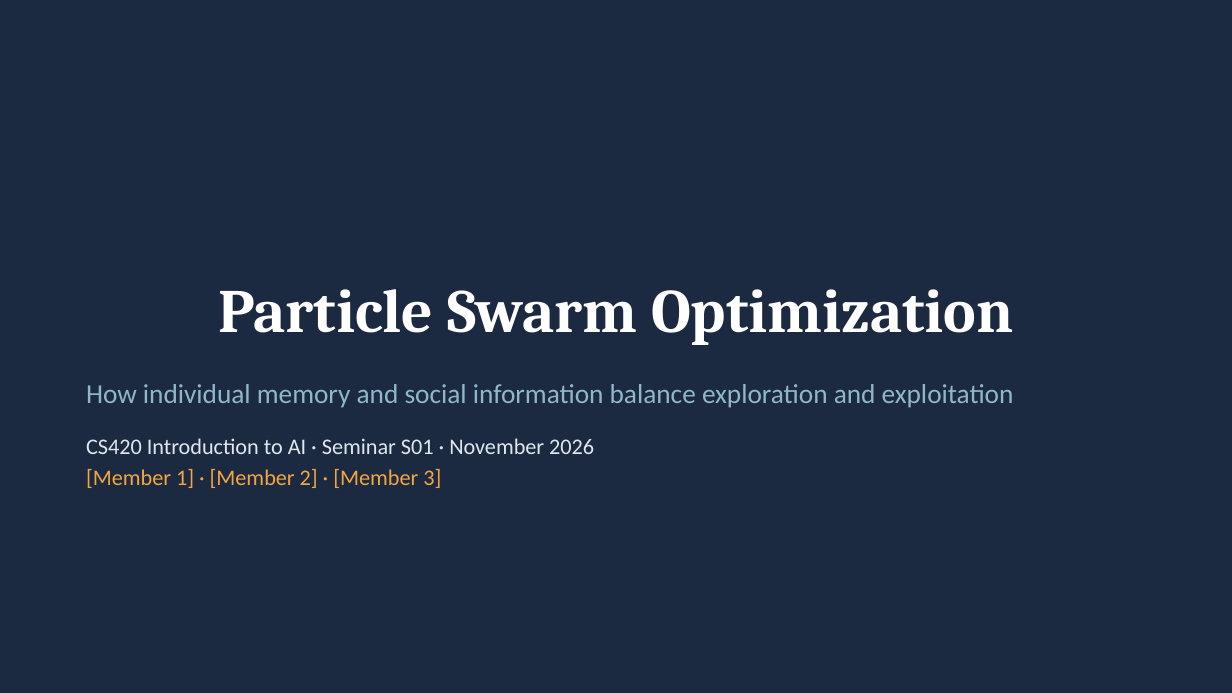
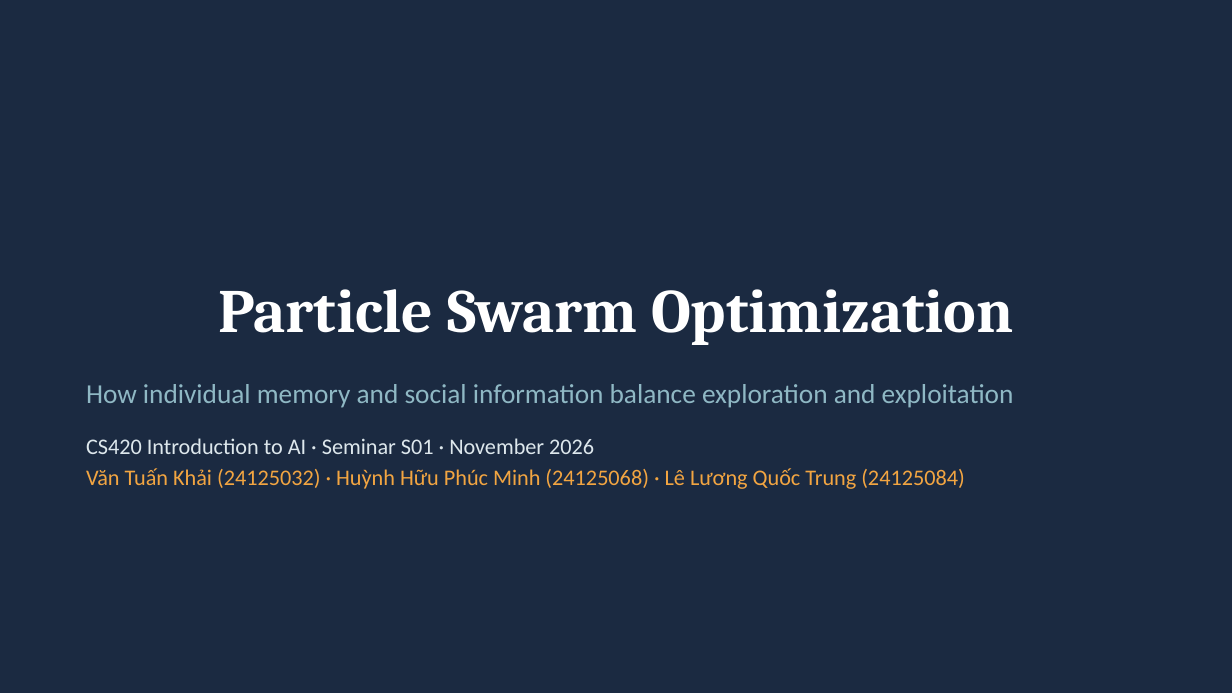
Before and after one commit to huynhhuuphucminh/Seminar-AI, a slide deck: slide 1 of 05_Slide/Slide_Seminar_PSO.pptx. Drawn at 1232x693 pixels with LibreOffice and Linux fonts; fonts in the diff are those of the drawing. Boxes give left, top, right and bottom in pixels: in the first picture for what was removed or moved away, otherwise in the second. Text is boxed around its words. In the diff, an @@ line names an element or a change of style, - is before the commit and + after.

```diff
--- a/05_Slide/Slide_Seminar_PSO.pptx
+++ b/05_Slide/Slide_Seminar_PSO.pptx
@@ text at (86,468,964,489): text changed @@
-[Member 1] · [Member 2] · [Member 3]
+Văn Tuấn Khải (24125032) · Huỳnh Hữu Phúc Minh (24125068) · Lê Lương Quốc Trung (24125084)
```
Also in this commit, not shown: 9 other files.
